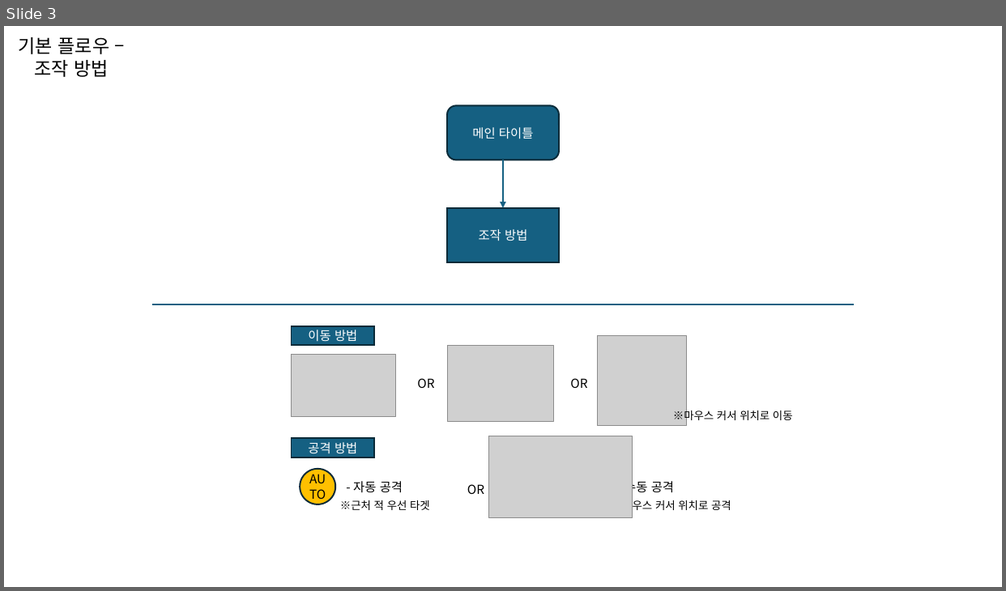
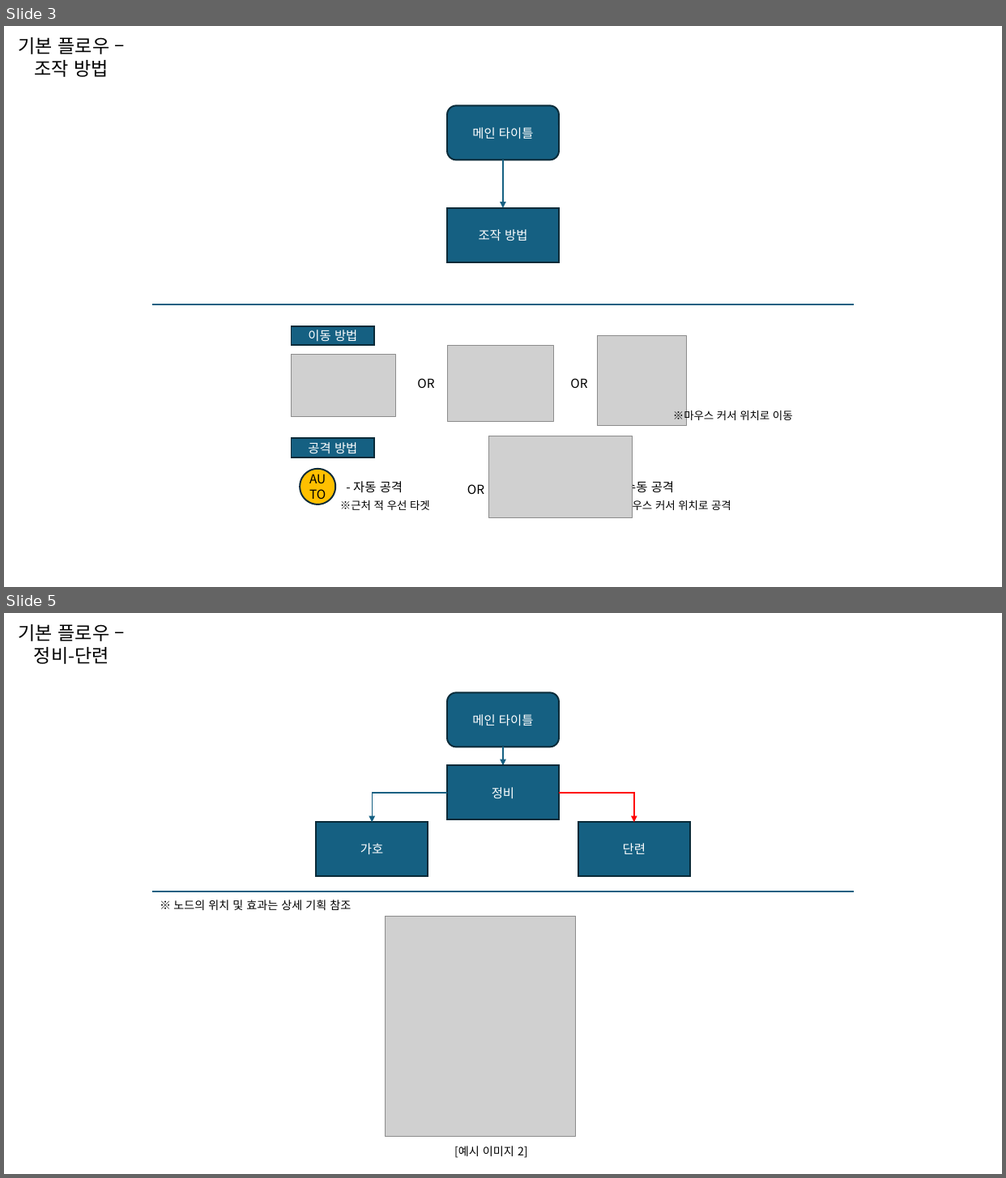
Before and after one commit to MBLProject/One_Of_Neglected, a slide deck: _Game_Designer_Info/neglect_game_ppt.pptx. Shown one above the other, each under a label of ours: slide 3 before the commit, slides 3 and 5 after it; the slides between them are not shown. The pictures are 1006x591 and 1006x1178 pixels, drawn with LibreOffice and Linux fonts; fonts in the diff are those of the drawing; grey boxes stand for pictures. Boxes give left, top, right and bottom in pixels: in the first picture for what was removed or moved away, otherwise in the second. Text is boxed around its words. In the diff, an @@ line names an element or a change of style, - is before the commit and + after.

Commit message:
방치게임 기획자료 업로드

```diff
--- a/_Game_Designer_Info/neglect_game_ppt.pptx
+++ b/_Game_Designer_Info/neglect_game_ppt.pptx
@@ slide 5 added at box(4, 613, 1002, 1174), background #FFFFFF @@
@@ text added at box(19, 624, 110, 664), 18 pt, text #000000 @@
+기본 플로우 –정비-단련
@@ rounded rectangle added at box(447, 692, 559, 747), fill #156082, outline #092A39 1.5 pt, 12 pt, text #FFFFFF @@
+메인 타이틀
@@ arrow added from (503, 747) to (503, 766), #156082 1.5 pt @@
@@ rectangle added at box(447, 766, 559, 820), fill #156082, outline #092A39 1.5 pt, 12 pt, text #FFFFFF @@
+정비
@@ elbow arrow added from (447, 793) to (373, 823), #156082 1 pt @@
@@ elbow arrow added from (559, 793) to (634, 823), #FF0000 1.5 pt @@
@@ rectangle added at box(316, 823, 428, 877), fill #156082, outline #092A39 1.5 pt, 12 pt, text #FFFFFF @@
+가호
@@ rectangle added at box(578, 823, 690, 877), fill #156082, outline #092A39 1.5 pt, 12 pt, text #FFFFFF @@
+단련
@@ line added from (152, 892) to (854, 892), #156082 1.5 pt @@
@@ text added at box(173, 900, 351, 910), 11 pt, text #000000 @@
+※ 노드의 위치 및 효과는 상세 기획 참조
@@ picture added at box(385, 916, 576, 1137) @@
@@ text added at box(454, 1146, 528, 1158), 11 pt, text #000000 @@
+[예시 이미지 2]
```
Also in this commit, not shown: 5 slides changed, 2 other files.
